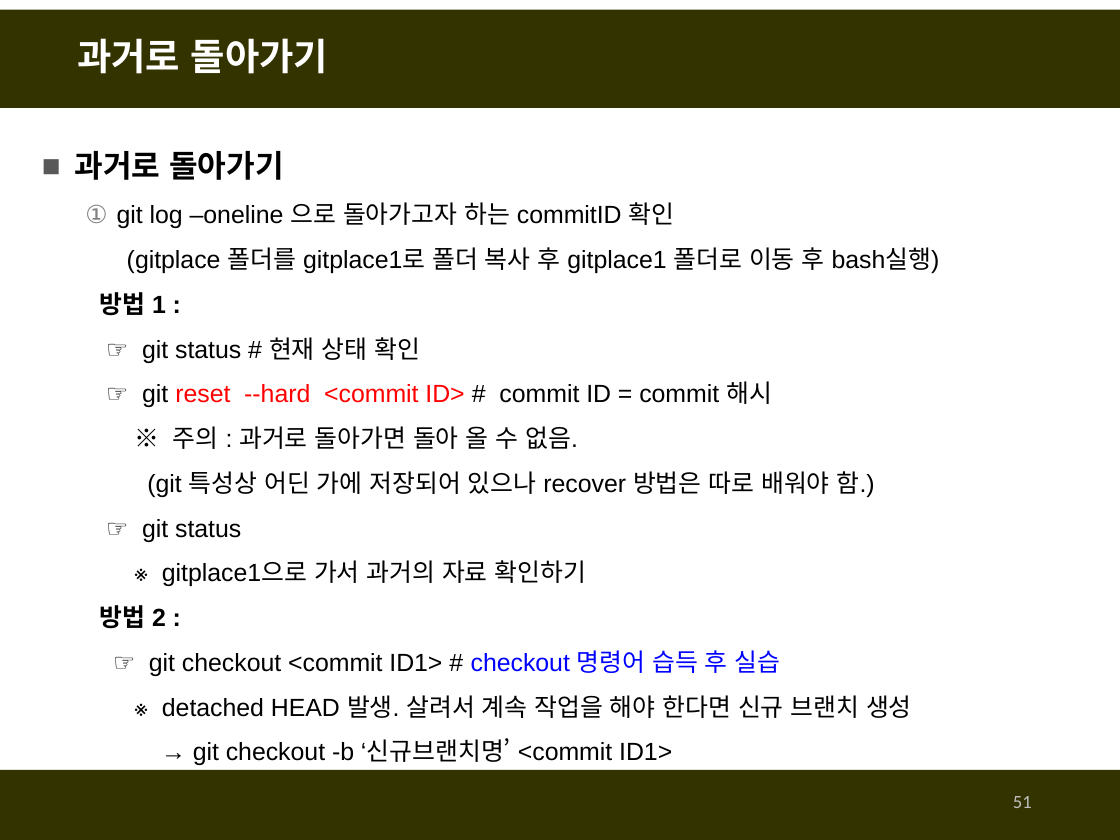
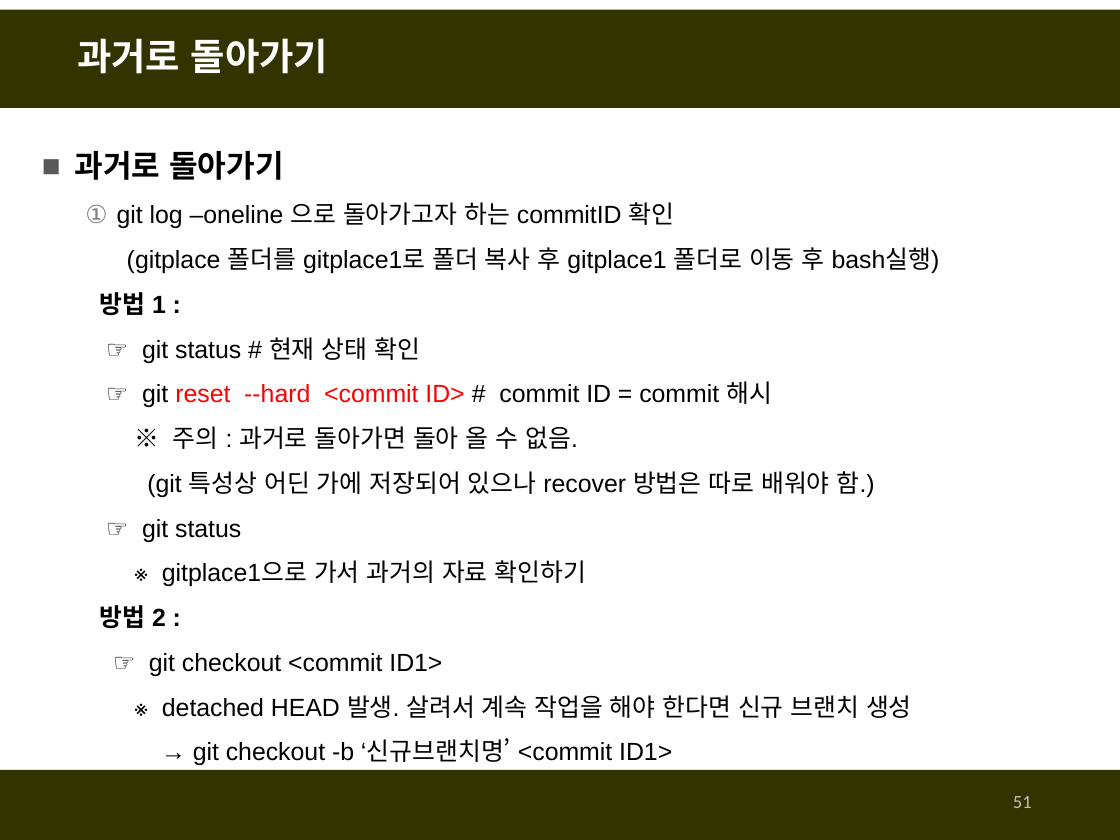
Before and after one commit to fasthill/github-lecture, a slide deck: slide 51 of git및github첫걸음-git사용하기.pptx. Drawn at 1120x840 pixels with LibreOffice and Linux fonts; fonts in the diff are those of the drawing. Boxes give left, top, right and bottom in pixels: in the first picture for what was removed or moved away, otherwise in the second. Text is boxed around its words. In the diff, an @@ line names an element or a change of style, - is before the commit and + after.

```diff
--- a/git및github첫걸음-git사용하기.pptx
+++ b/git및github첫걸음-git사용하기.pptx
@@ text at [149, 653, 442, 676]: text changed @@
-  ☞ git checkout <commit ID1> # checkout 명령어 습득 후 실습
+  ☞ git checkout <commit ID1>
```
Also in this commit, not shown: 6 other slides changed.
